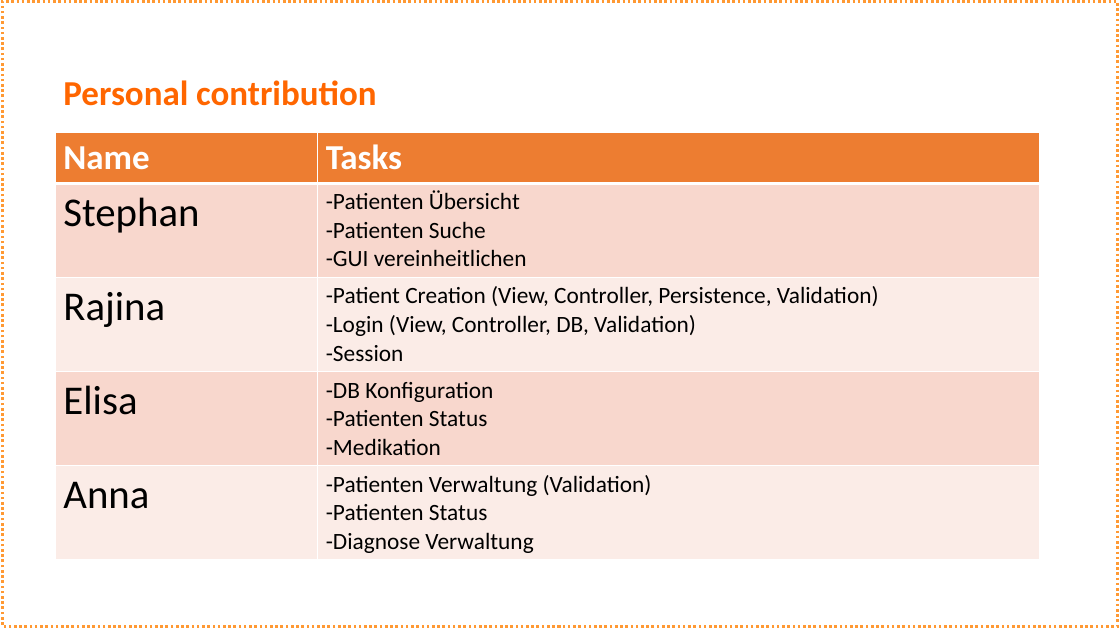
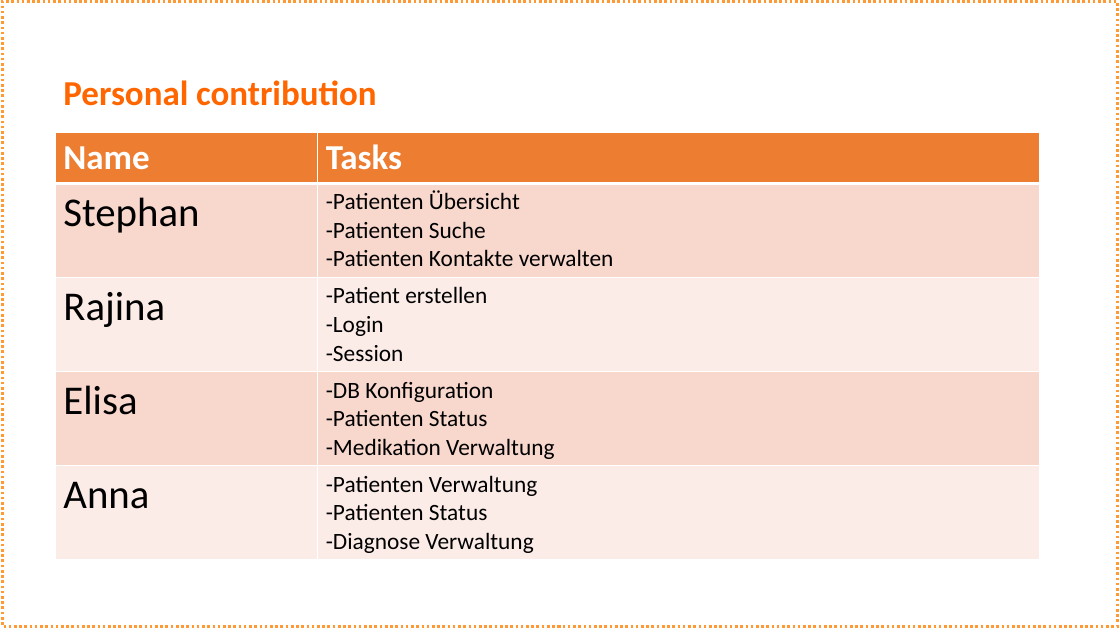
Before and after one commit to schne5/ch.bfh.bti7081.s2016.orange, a slide deck: slide 7 of doc/Task14/Task 14_orange.pptx (slide 6 before the commit). Drawn at 1120x630 pixels with LibreOffice and Linux fonts; fonts in the diff are those of the drawing. Boxes give left, top, right and bottom in pixels: in the first picture for what was removed or moved away, otherwise in the second. Text is boxed around its words. In the diff, an @@ line names an element or a change of style, - is before the commit and + after.

```diff
--- a/doc/Task14/Task 14_orange.pptx
+++ b/doc/Task14/Task 14_orange.pptx
@@ table at (55, 132, 1039, 557) @@
-row 2, column 2: -Patienten Übersicht / -Patienten Suche / -GUI vereinheitlichen
+row 2, column 2: -Patienten Übersicht / -Patienten Suche / -Patienten Kontakte verwalten
-row 3, column 2: -Patient Creation (View, Controller, Persistence, Validation) -Login (View, Controller, DB, Validation) / -Session
+row 3, column 2: -Patient erstellen -Login / -Session
-row 4, column 2: -DB Konfiguration / -Patienten Status / -Medikation
+row 4, column 2: -DB Konfiguration / -Patienten Status / -Medikation Verwaltung
-row 5, column 2: -Patienten Verwaltung (Validation) / -Patienten Status / -Diagnose Verwaltung
+row 5, column 2: -Patienten Verwaltung / -Patienten Status / -Diagnose Verwaltung
```
Also in this commit, not shown: 4 other slides changed, 1 slide added, 4 slides removed, 1 other file.
